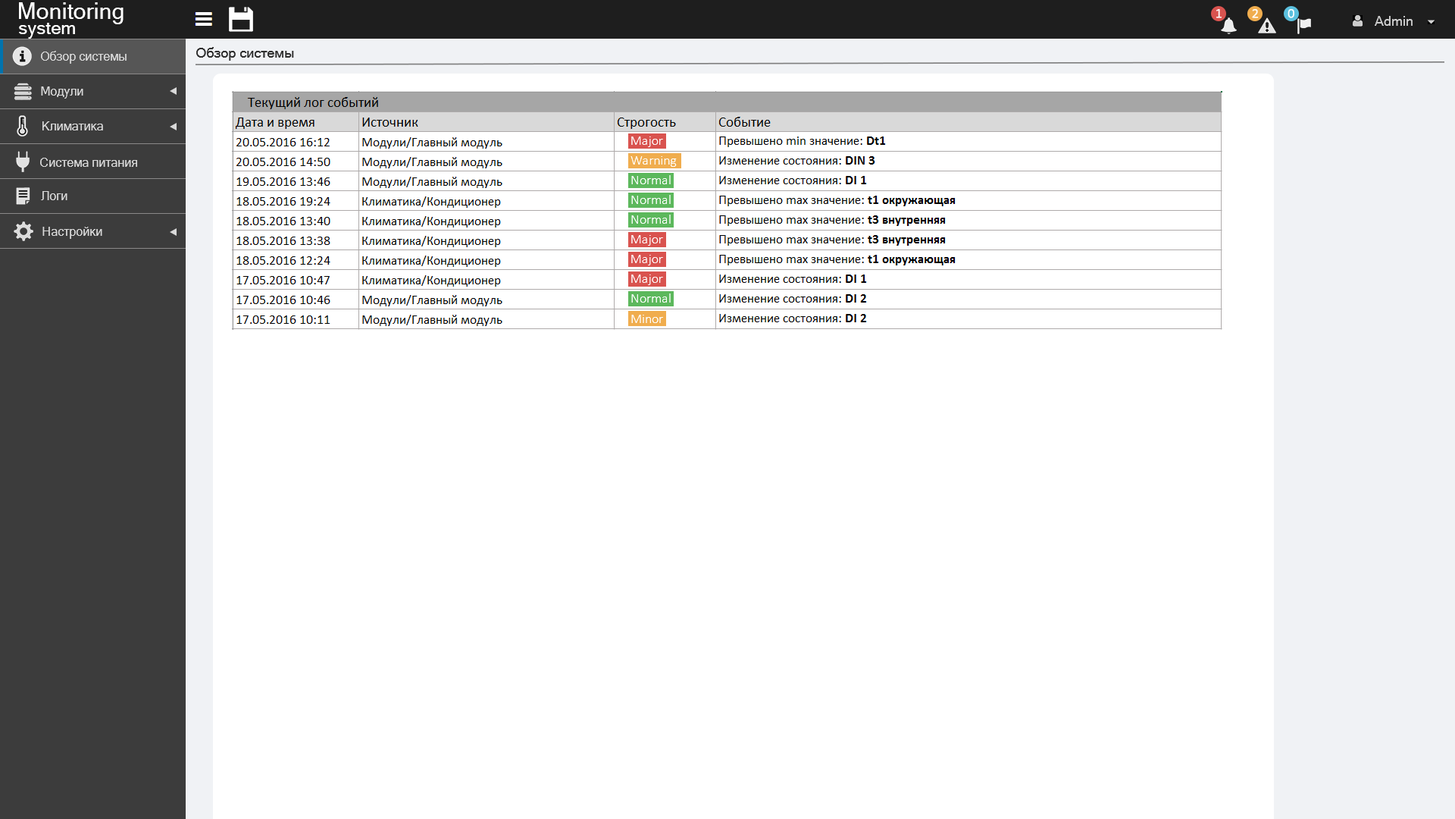
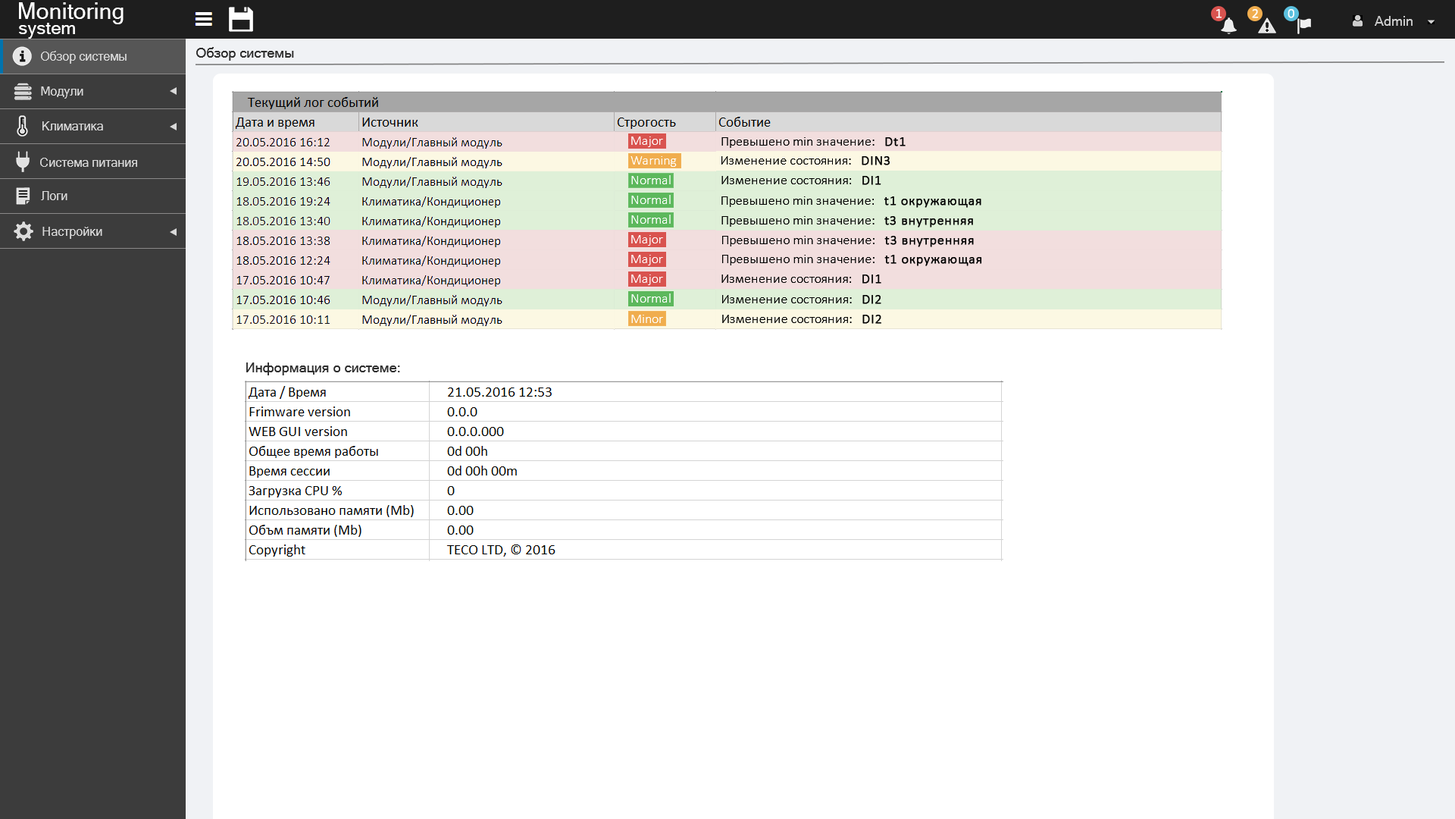
Before/after of a 1455×819 layered artwork. What changed in the layer stack:
removed layer "Warning" from group "Обзор системы" over [628, 153, 682, 169]
removed layer "Minor" from group "Обзор системы" over [628, 310, 667, 326]
removed layer "Normal 2" from group "Обзор системы" over [628, 212, 674, 228]
removed layer "Normal 1" from group "Обзор системы" over [628, 192, 674, 208]
removed layer "Normal" from group "Обзор системы" over [628, 172, 674, 188]
added layer "Информация о системе:" in group "Обзор системы" over [246, 362, 401, 376]
added layer "Info" in group "Обзор системы" over [244, 380, 1004, 561]
painted on "Текущий лог событий" over [232, 131, 1222, 329]
